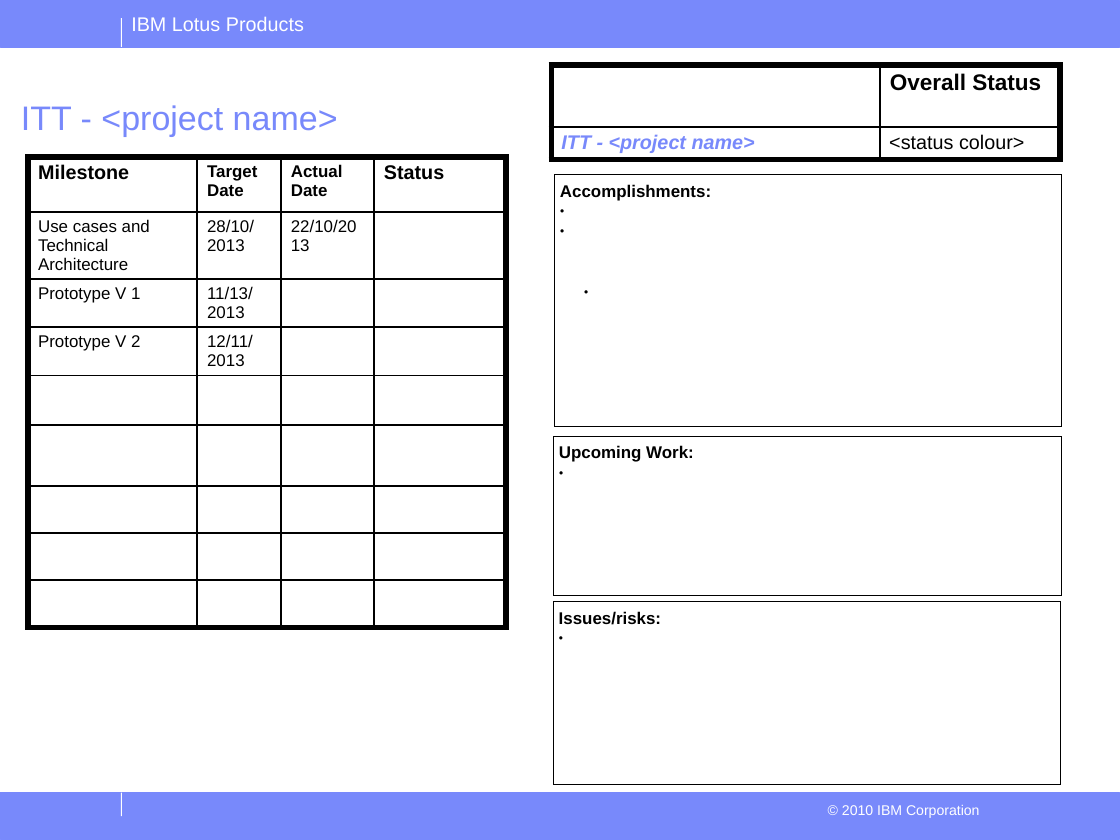
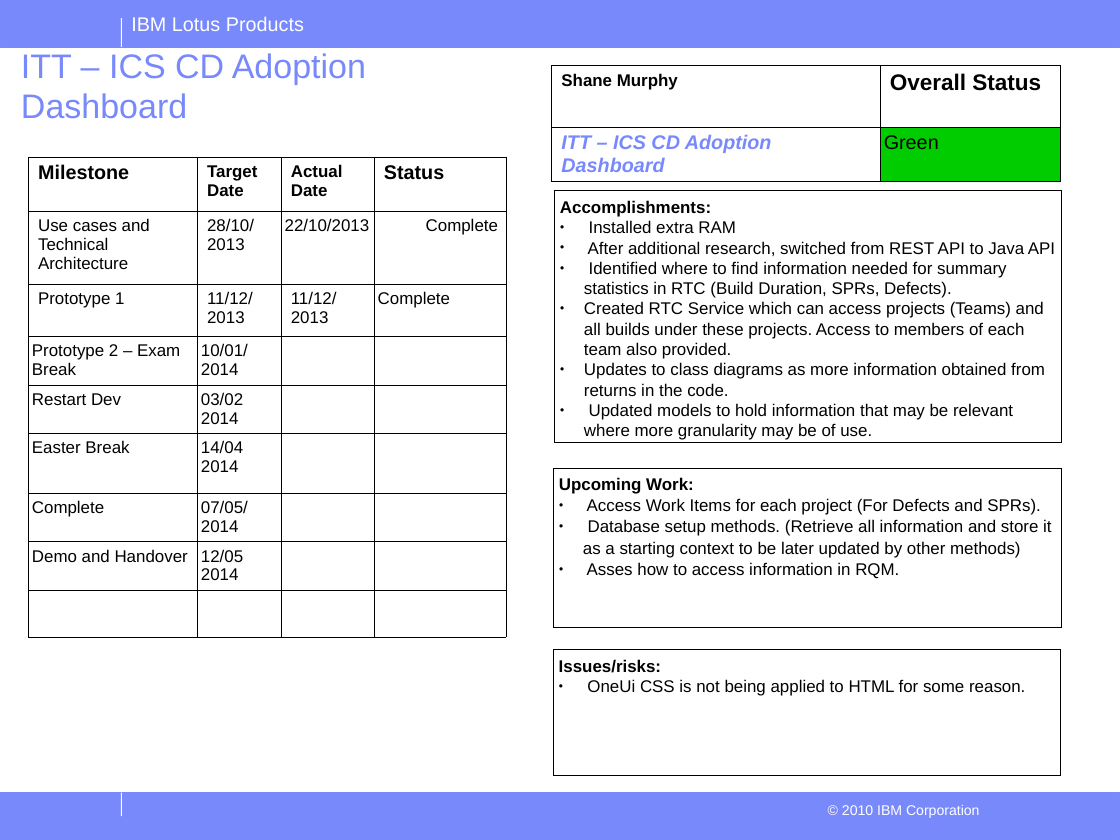
Before and after one commit to smur89/IBM-CD-Dashboard, a slide deck: slide 4 of Documentation/Project Status reports.odp. Drawn at 1120x840 pixels with LibreOffice and Linux fonts; fonts in the diff are those of the drawing; background and template pictures are left out. Boxes give left, top, right and bottom in pixels: in the first picture for what was removed or moved away, otherwise in the second. Text is boxed around its words. In the diff, an @@ line names an element or a change of style, - is before the commit and + after.

Commit message:
Commit before 5/2/14 IBM meeting. Updated documentation with information regarding work and issues from January work. Added progress slide for IBM and updated overall progress presentation.

```diff
--- a/Documentation/Project Status reports.odp
+++ b/Documentation/Project Status reports.odp
@@ text at (x1=21, y1=53, x2=366, y2=119): text changed @@
-ITT - <project name>
+ITT – ICS CD Adoption Dashboard
@@ table at (x1=552, y1=65, x2=1060, y2=181) @@
-row 1, column 1: 
+row 1, column 1: Shane Murphy
-row 2, column 1: ITT - <project name>
+row 2, column 1: ITT – ICS CD Adoption Dashboard
-row 2, column 2: <status colour>
+row 2, column 2: Green
@@ fill #FFFFFF to #00CC00 in row 2, column 2 @@
@@ borders changed @@
@@ table at (x1=27, y1=157, x2=505, y2=633) @@
-row 2: Use cases and Technical Architecture | 28/10/ 2013 | 22/10/2013 | 
-row 3: Prototype V 1 | 11/13/ / 2013 |  | 
-row 4: Prototype V 2 | 12/11/ / 2013 |  | 
+row 2: Use cases and Technical Architecture | 28/10/ 2013 | 22/10/2013 | Complete
+row 3: Prototype 1 | 11/12/ / 2013 | 11/12/ / 2013 | Complete
+row 4: Prototype 2 – Exam Break | 10/01/ / 2014 |  | 
+row 5: Restart Dev | 03/02 / 2014 |  | 
+row 6: Easter Break | 14/04 / 2014 |  | 
+row 7: Complete | 07/05/ / 2014 |  | 
+row 8: Demo and Handover | 12/05 / 2014 |  | 
-row 6:  |  |  | 
-row 7:  |  |  | 
-row 8:  |  |  | 
-row 9:  |  |  | 
@@ borders changed @@
@@ rectangle removed at (x1=555, y1=175, x2=1062, y2=427) @@
-Accomplishments:
@@ rectangle added at (x1=555, y1=191, x2=1062, y2=443), outline #000000 0 pt, 12 pt, text #000000 @@
+Accomplishments:
+● Installed extra RAM
+● After additional research, switched from REST API to Java API
+● Identified where to find information needed for summary statistics in RTC (Build Duration, SPRs, Defects).
+● Created RTC Service which can access projects (Teams) and all builds under these projects. Access to members of each team also provided.
+● Updates to class diagrams as more information obtained from returns in the code.
+● Updated models to hold information that may be relevant where more granularity may be of use.
@@ rectangle removed at (x1=554, y1=436, x2=1061, y2=596) @@
-Upcoming Work:
@@ rectangle added at (x1=554, y1=469, x2=1061, y2=628), outline #000000 0 pt, 12 pt, text #000000 @@
+Upcoming Work:
+● Access Work Items for each project (For Defects and SPRs).
+● Database setup methods. (Retrieve all information and store it as a starting context to be later updated by other methods)
+● Asses how to access information in RQM.
@@ rectangle "Issues/risks:" resized from (x1=554, y1=602, x2=1061, y2=785) to (x1=554, y1=649, x2=1061, y2=775) @@
@@ text in rectangle at (x1=587, y1=679, x2=1025, y2=696): paragraph added @@
+● OneUi CSS is not being applied to HTML for some reason.
```
Also in this commit, not shown: 3 other slides changed, 1 slide added, 1 slide removed, 3 other files.
